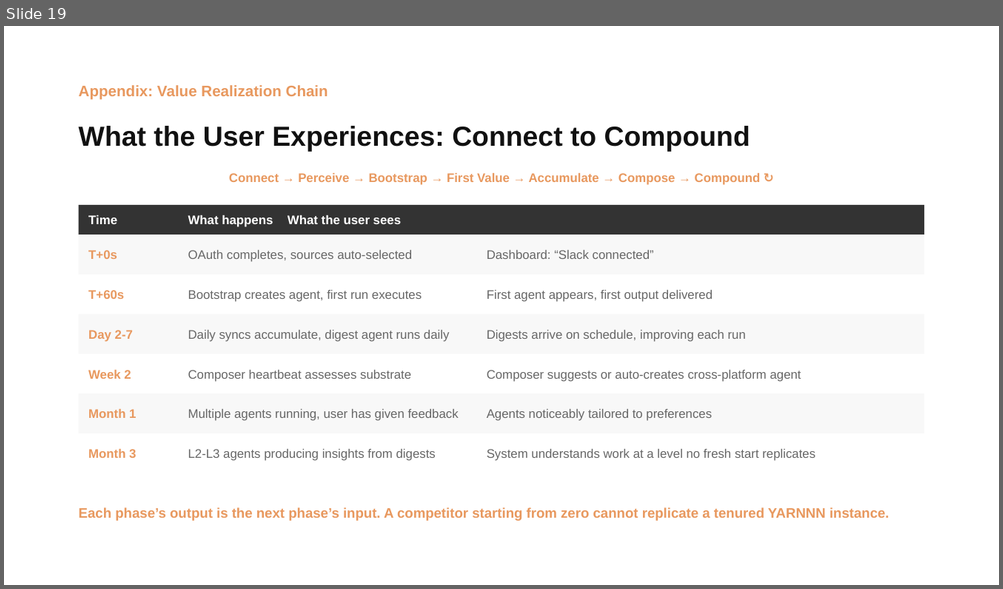
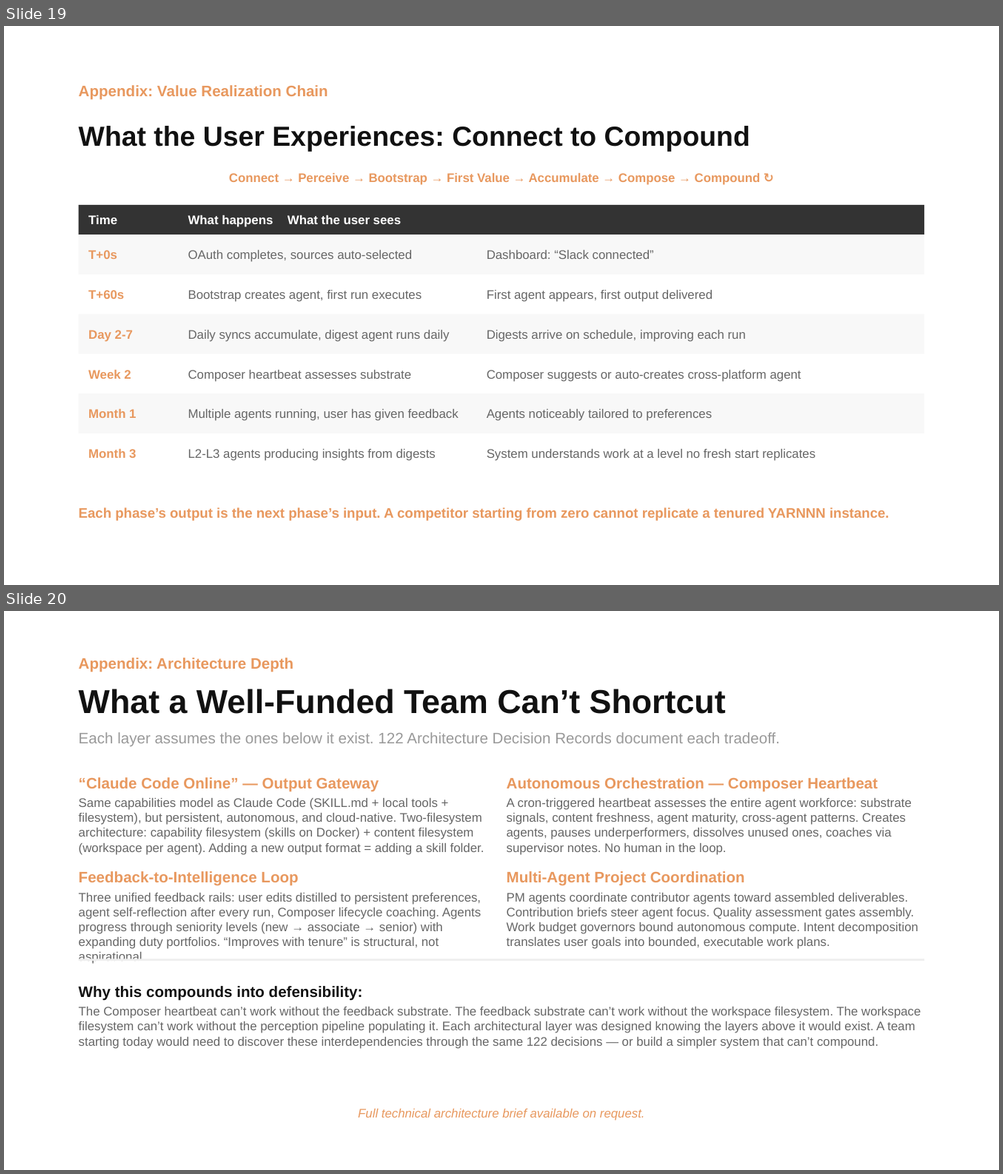
Before and after one commit to Kvkthecreator/yarnnnn, a slide deck: docs/working_docs/investors/IR Deck - yarnnn - March 2026 v2.pptx. Shown one above the other, each under a label of ours: slide 19 before the commit, slides 19 and 20 after it. The pictures are 1003x589 and 1003x1174 pixels, drawn with LibreOffice and Linux fonts; fonts in the diff are those of the drawing. Boxes give left, top, right and bottom in pixels: in the first picture for what was removed or moved away, otherwise in the second. Text is boxed around its words. In the diff, an @@ line names an element or a change of style, - is before the commit and + after.

```diff
--- a/docs/working_docs/investors/IR Deck - yarnnn - March 2026 v2.pptx
+++ b/docs/working_docs/investors/IR Deck - yarnnn - March 2026 v2.pptx
@@ slide 20 added at [4, 611, 999, 1170], background #FFFFFF @@
@@ text added at [79, 658, 293, 672], 11 pt, text #E8985E, bold @@
+Appendix: Architecture Depth
@@ text added at [79, 689, 726, 714], 24 pt, text #111111, bold @@
+What a Well-Funded Team Can’t Shortcut
@@ text added at [79, 732, 780, 746], 11 pt, text #999999 @@
+Each layer assumes the ones below it exist. 122 Architecture Decision Records document each tradeoff.
@@ text added at [79, 777, 379, 792], 11 pt, text #E8985E, bold @@
+“Claude Code Online” — Output Gateway
@@ text added at [506, 777, 877, 792], 11 pt, text #E8985E, bold @@
+Autonomous Orchestration — Composer Heartbeat
@@ text added at [79, 798, 484, 855], 9 pt, text #666666 @@
+Same capabilities model as Claude Code (SKILL.md + local tools + filesystem), but persistent, autonomous, and cloud-native. Two-filesystem architecture: capability filesystem (skills on Docker) + content filesystem (workspace per agent). Adding a new output format = adding a skill folder.
@@ text added at [506, 798, 911, 855], 9 pt, text #666666 @@
+A cron-triggered heartbeat assesses the entire agent workforce: substrate signals, content freshness, agent maturity, cross-agent patterns. Creates agents, pauses underperformers, dissolves unused ones, coaches via supervisor notes. No human in the loop.
@@ text added at [79, 871, 298, 886], 11 pt, text #E8985E, bold @@
+Feedback-to-Intelligence Loop
@@ text added at [506, 871, 745, 886], 11 pt, text #E8985E, bold @@
+Multi-Agent Project Coordination
@@ text added at [79, 893, 481, 949], 9 pt, text #666666 @@
+Three unified feedback rails: user edits distilled to persistent preferences, agent self-reflection after every run, Composer lifecycle coaching. Agents progress through seniority levels (new → associate → senior) with expanding duty portfolios. “Improves with tenure” is structural, not aspirational.
@@ text added at [506, 893, 918, 949], 9 pt, text #666666 @@
+PM agents coordinate contributor agents toward assembled deliverables. Contribution briefs steer agent focus. Quality assessment gates assembly. Work budget governors bound autonomous compute. Intent decomposition translates user goals into bounded, executable work plans.
@@ rectangle added at [79, 959, 924, 961], fill #EEEEEE @@
@@ text added at [79, 986, 363, 1001], 11 pt, text #111111, bold @@
+Why this compounds into defensibility:
@@ text added at [79, 1007, 920, 1049], 9 pt, text #666666 @@
+The Composer heartbeat can’t work without the feedback substrate. The feedback substrate can’t work without the workspace filesystem. The workspace filesystem can’t work without the perception pipeline populating it. Each architectural layer was designed knowing the layers above it would exist. A team starting today would need to discover these interdependencies through the same 122 decisions — or build a simpler system that can’t compound.
@@ text added at [358, 1109, 645, 1121], 9 pt, text #E8985E, italic @@
+Full technical architecture brief available on request.
```
Also in this commit, not shown: 4 other files.
